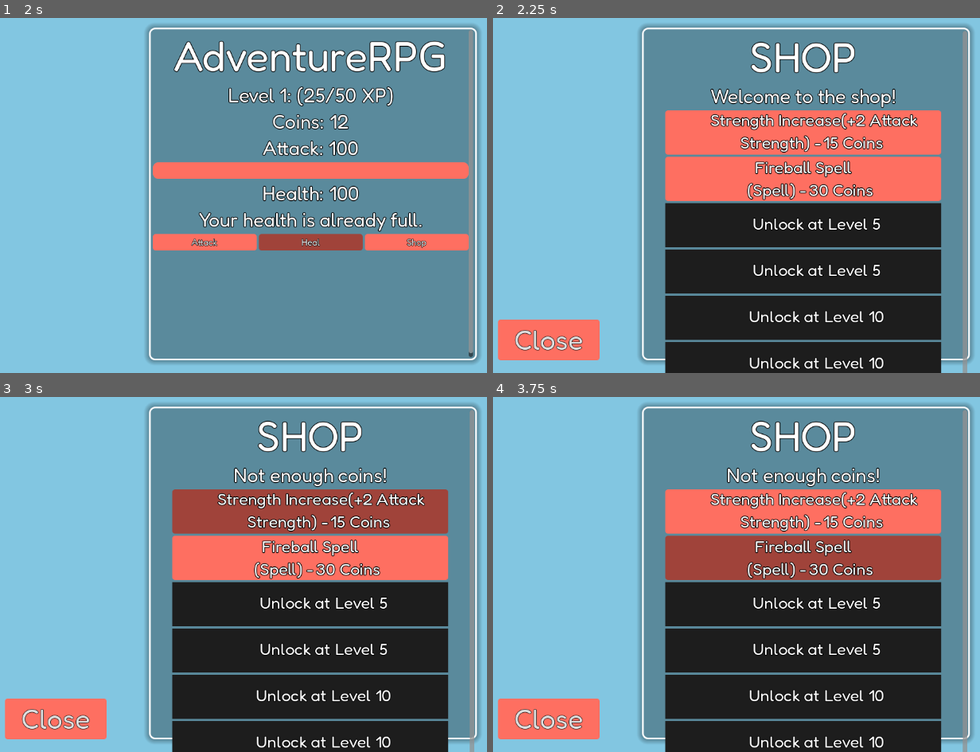
Above: before the commit, frames 1-4 (two rows, left to right).
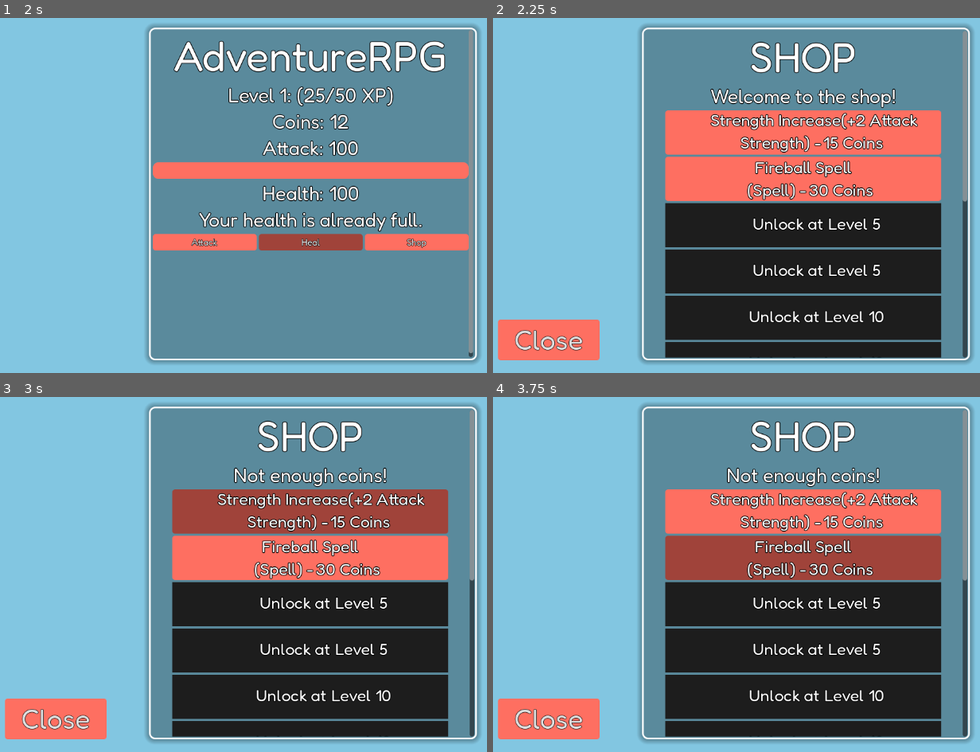
Above: after the commit, the same moments.

Repository: Overlord1304/AdventureRPG
Game: Godot game, scene res://scenes/main.tscn
Two runs of this game, one before a commit and one after it. Both use one fixed random seed, a clock stepped at 60 frames per second and the inputs below.
Inputs:
- Up to frame 1 (2 s): click "Attack" at 0.5 s; click "Heal" at 1.25 s
- Up to frame 2 (2.25 s): click "Shop" at 2 s
- Up to frame 3 (3 s): click "15 Coins" at 2.75 s
- Up to frame 4 (3.75 s): click "30 Coins" at 3.5 s

Frame 1 is identical in both runs. In frame 2, 3.0% of the frame differs, in the area x 35-98%, y 51-100%; in frame 3, 3.0%; in frame 4, 3.0%.

Commit message:
alr done for the day

Diff:
--- a/scenes/main.tscn
+++ b/scenes/main.tscn
@@ -255,10 +255,14 @@
 
 [node name="title" type="Label" parent="s/ui/spellselect"]
 custom_minimum_size = Vector2(500, 0)
-layout_mode = 0
-offset_left = 24.0
-offset_right = 524.0
+layout_mode = 1
+anchors_preset = 5
+anchor_left = 0.5
+anchor_right = 0.5
+offset_left = -250.0
+offset_right = 250.0
 offset_bottom = 44.0
+grow_horizontal = 2
 size_flags_horizontal = 4
 theme_override_constants/outline_size = 5
 theme_override_fonts/font = ExtResource("2_sugp2")
--- a/scenes/shop.tscn
+++ b/scenes/shop.tscn
@@ -110,7 +110,7 @@
 offset_left = 289.0
 offset_top = 28.0
 offset_right = 875.0
-offset_bottom = 1090.0
+offset_bottom = 620.0
 
 [node name="ui" type="VBoxContainer" parent="s"]
 layout_mode = 2
@@ -876,15 +876,15 @@
 
 [node name="upg11cost" type="Label" parent="s/ui/upg11"]
 layout_mode = 0
-offset_left = 379.0
+offset_left = 361.0
 offset_top = 37.0
-offset_right = 1046.0
+offset_right = 1028.0
 offset_bottom = 81.0
 size_flags_horizontal = 4
 theme_override_constants/outline_size = 5
 theme_override_fonts/font = ExtResource("2_1l46r")
 theme_override_font_sizes/font_size = 30
-text = "3K coins"
+text = "3.0K coins"
 vertical_alignment = 1
 autowrap_mode = 2
 
@@ -936,6 +936,85 @@
 theme_override_fonts/font = ExtResource("2_1l46r")
 theme_override_font_sizes/font_size = 30
 text = "Unlock at Level 20"
+horizontal_alignment = 1
+vertical_alignment = 1
+autowrap_mode = 2
+
+[node name="upg12" type="Button" parent="s/ui"]
+layout_mode = 2
+size_flags_horizontal = 3
+theme_override_constants/outline_size = 3
+theme_override_fonts/font = ExtResource("2_1l46r")
+theme_override_font_sizes/font_size = 32
+theme_override_styles/normal = SubResource("StyleBoxFlat_xfvoa")
+theme_override_styles/pressed = SubResource("StyleBoxFlat_1l46r")
+theme_override_styles/hover = SubResource("StyleBoxFlat_032fp")
+theme_override_styles/focus = SubResource("StyleBoxEmpty_2fc2m")
+text = "
+
+"
+
+[node name="upg12cost" type="Label" parent="s/ui/upg12"]
+layout_mode = 0
+offset_left = 276.0
+offset_top = 37.0
+offset_right = 943.0
+offset_bottom = 81.0
+size_flags_horizontal = 4
+theme_override_constants/outline_size = 5
+theme_override_fonts/font = ExtResource("2_1l46r")
+theme_override_font_sizes/font_size = 30
+text = "10.0k coins"
+vertical_alignment = 1
+autowrap_mode = 2
+
+[node name="Label" type="Label" parent="s/ui/upg12"]
+custom_minimum_size = Vector2(500, 0)
+layout_mode = 0
+offset_left = 16.0
+offset_top = -3.0
+offset_right = 516.0
+offset_bottom = 117.0
+size_flags_horizontal = 4
+theme_override_constants/outline_size = 5
+theme_override_fonts/font = ExtResource("2_1l46r")
+theme_override_font_sizes/font_size = 30
+text = "Strength Increase(+500 Attack
+Strength) -
+              "
+horizontal_alignment = 1
+vertical_alignment = 1
+autowrap_mode = 2
+
+[node name="Lvl25Overlay" type="Control" parent="s/ui/upg12"]
+layout_mode = 1
+anchors_preset = 15
+anchor_right = 1.0
+anchor_bottom = 1.0
+grow_horizontal = 2
+grow_vertical = 2
+
+[node name="ColorRect" type="ColorRect" parent="s/ui/upg12/Lvl25Overlay"]
+layout_mode = 1
+anchors_preset = 15
+anchor_right = 1.0
+anchor_bottom = 1.0
+grow_horizontal = 2
+grow_vertical = 2
+color = Color(0.11366529, 0.11366529, 0.113665275, 1)
+
+[node name="Label" type="Label" parent="s/ui/upg12/Lvl25Overlay"]
+custom_minimum_size = Vector2(500, 0)
+layout_mode = 0
+offset_left = 24.0
+offset_top = -8.0
+offset_right = 524.0
+offset_bottom = 83.0
+size_flags_horizontal = 4
+theme_override_constants/outline_size = 5
+theme_override_fonts/font = ExtResource("2_1l46r")
+theme_override_font_sizes/font_size = 30
+text = "Unlock at Level 25"
 horizontal_alignment = 1
 vertical_alignment = 1
 autowrap_mode = 2
@@ -952,3 +1031,4 @@
 [connection signal="pressed" from="s/ui/upg9" to="." method="_on_upg_9_pressed"]
 [connection signal="pressed" from="s/ui/upg10" to="." method="_on_upg_10_pressed"]
 [connection signal="pressed" from="s/ui/upg11" to="." method="_on_upg_11_pressed"]
+[connection signal="pressed" from="s/ui/upg12" to="." method="_on_upg_12_pressed"]
--- a/scripts/global.gd
+++ b/scripts/global.gd
@@ -35,6 +35,7 @@
 var upg9cost = 800
 var upg10cost = 2000
 var upg11cost = 3000
+var upg12cost = 10000
 func save_game():
 	var data = {
 			"health": health,
@@ -65,6 +66,7 @@
 			"lootupg1_bought": lootupg1_bought,
 			"coin_bonus_mul": coin_bonus_mul,
 			"xp_bonus_mul": xp_bonus_mul,
+			"upg12cost" : upg12cost,
 		}
 	var file = FileAccess.open(saves,FileAccess.WRITE)
 	file.store_var(data)
@@ -103,6 +105,7 @@
 			lootupg1_bought = data.get("lootupg1_bought",false)
 			coin_bonus_mul = data.get("coin_bonus_mul",1)
 			xp_bonus_mul = data.get("xp_bonus_mul",1)
+			upg12cost = data.get("upg12cost",10000)
 	else:
 		save_game()
 
@@ -135,7 +138,25 @@
 	upg9cost = 800
 	upg10cost = 2000
 	upg11cost = 3000
+	upg12cost = 10000
 	coin_bonus_mul = 1
 	xp_bonus_mul = 1
 	phase = game_phase.FIGHTING
 	DirAccess.remove_absolute(saves)
+func format_number(n):
+	if n < 1000:
+		return str(int(round(n)))
+
+	var suffixes = ["", "K", "M", "B", "T", "Q"]
+	var tier = int(floor(log(n) / log(1000)))
+	tier = min(tier, suffixes.size() - 1)
+
+	var scaled = n / pow(1000, tier)
+
+	var text := ""
+	if scaled < 10:
+		text = str(round(scaled * 10) / 10.0)
+	else:
+		text = str(int(round(scaled)))
+
+	return text + suffixes[tier]
--- a/scripts/main.gd
+++ b/scripts/main.gd
@@ -95,8 +95,25 @@
 		"attack_mul": 3.0,
 		"coin_mul": 4.0,
 		"xp_mul": 4.1
+	},
+	{
+		"name": "Ogre",
+		"min_level": 25,
+		"max_level": 29,
+		"health_mul": 2.6,
+		"attack_mul": 3.2,
+		"coin_mul": 4.2,
+		"xp_mul": 4.3
+	},
+	{
+		"name": "Golem",
+		"min_level": 25,
+		"max_level": 29,
+		"health_mul": 2.7,
+		"attack_mul": 3.1,
+		"coin_mul": 4.3,
+		"xp_mul": 4.2
 	}
-
 ]
 
 var bosses = [
@@ -126,6 +143,15 @@
 		"attack_mul": 3.5,
 		"coin_mul": 7.0,
 		"xp_mul": 7.5
+	},
+	{
+		"name": "SKELLY V2",
+		"min_level": 25,
+		"max_level": 29,
+		"health_mul": 6.0,
+		"attack_mul": 4.0,
+		"coin_mul": 8.0,
+		"xp_mul": 8.5
 	}
 ]
 func _ready():
@@ -200,7 +226,7 @@
 func player_attack():
 	var dmg = Global.base_attack + Global.attack_bonus
 	Global.current_enemy["health"] -= dmg
-	message_label.text = "You dealt %d damage." % dmg
+	message_label.text = "You dealt %s damage." % Global.format_number(dmg)
 	if Global.current_enemy["health"] <= 0:
 		win_battle()
 	else:
@@ -208,7 +234,7 @@
 func enemy_attack():
 	var dmg = Global.current_enemy["attack"]
 	Global.health -= dmg
-	message_label.text = "It hits you for %d, it has %d health left" % [dmg,Global.current_enemy["health"]]
+	message_label.text = "It hits you for %s, it has %s health left" % [Global.format_number(dmg),Global.format_number(Global.current_enemy["health"])]
 	if Global.health <= 0:
 		game_over()
 func win_battle():
@@ -222,7 +248,7 @@
 	Global.currency += coins_gain
 	Global.xp += xp_gain
 
-	message_label.text =  "Enemy defeated! +%d coins, +%d XP" % [coins_gain, xp_gain]
+	message_label.text =  "Enemy defeated! +%s coins, +%s XP" % [Global.format_number(coins_gain), Global.format_number(xp_gain)]
 	check_level_up()
 	Global.save_game()
 func check_level_up():
@@ -238,10 +264,10 @@
 		message_label.text += " Level Up!"
 		Global.save_game()
 func update_ui():
-	$s/ui/stats/level.text = "Level %d: (%d/%d XP)" % [Global.level,Global.xp,Global.xp_needed]
-	$s/ui/stats/currency.text = "Coins: %d" % Global.currency
-	$s/ui/stats/astrength.text = "Attack: %d" % (Global.base_attack+Global.attack_bonus)
-	$s/ui/health.text = "Health: %d" % Global.health
+	$s/ui/stats/level.text = "Level %s: (%s/%s XP)" % [Global.format_number(Global.level),Global.format_number(Global.xp),Global.format_number(Global.xp_needed)]
+	$s/ui/stats/currency.text = "Coins: %s" % Global.format_number(Global.currency)
+	$s/ui/stats/astrength.text = "Attack: %s" % Global.format_number((Global.base_attack+Global.attack_bonus))
+	$s/ui/health.text = "Health: %s" % Global.format_number(Global.health)
 	health_bar.max_value = Global.max_health
 	animate_hb(Global.health)
 	$s/ui/HBoxContainer/castspell.visible = has_spell()
@@ -328,7 +354,7 @@
 		"wraithfire_spell":
 			dmg = 800
 	Global.current_enemy["health"] -= dmg
-	message_label.text = "You cast %s for %d damage" %[Global.spell_selected,dmg]
+	message_label.text = "You cast %s for %s damage" %[Global.spell_selected,Global.format_number(dmg)]
 	Global.sutf = true
 	for b in spell_group.get_buttons():
 		b.button_pressed = false
--- a/scripts/shop.gd
+++ b/scripts/shop.gd
@@ -13,17 +13,18 @@
 		$s/ui/upg8.disabled = true
 	if Global.wfire_bought:
 		$s/ui/upg10.disabled = true
-	$s/ui/upg1/upg1cost.text = "%d Coins" % Global.upg1cost
-	$s/ui/upg2/upg2cost.text = "%d Coins" % Global.upg2cost
-	$s/ui/upg3/upg3cost.text = "%d Coins" % Global.upg3cost
-	$s/ui/upg4/upg4cost.text = "%d Coins" % Global.upg4cost
-	$s/ui/upg5/upg5cost.text = "%d Coins" % Global.upg5cost
-	$s/ui/upg6/upg6cost.text = "%d Coins" % Global.upg6cost
-	$s/ui/upg7/upg7cost.text = "%d Coins" % Global.upg7cost
-	$s/ui/upg8/upg8cost.text = "%d Coins" % Global.upg8cost
-	$s/ui/upg9/upg9cost.text = "%d Coins" % Global.upg9cost
-	$s/ui/upg10/upg10cost.text = "%d Coins" % Global.upg10cost
-	$s/ui/upg11/upg11cost.text = "%d Coins" % Global.upg11cost
+	$s/ui/upg1/upg1cost.text = "%s Coins" % Global.format_number(Global.upg1cost)
+	$s/ui/upg2/upg2cost.text = "%s Coins" % Global.format_number(Global.upg2cost)
+	$s/ui/upg3/upg3cost.text = "%s Coins" % Global.format_number(Global.upg3cost)
+	$s/ui/upg4/upg4cost.text = "%s Coins" % Global.format_number(Global.upg4cost)
+	$s/ui/upg5/upg5cost.text = "%s Coins" % Global.format_number(Global.upg5cost)
+	$s/ui/upg6/upg6cost.text = "%s Coins" % Global.format_number(Global.upg6cost)
+	$s/ui/upg7/upg7cost.text = "%s Coins" % Global.format_number(Global.upg7cost)
+	$s/ui/upg8/upg8cost.text = "%s Coins" % Global.format_number(Global.upg8cost)
+	$s/ui/upg9/upg9cost.text = "%s Coins" % Global.format_number(Global.upg9cost)
+	$s/ui/upg10/upg10cost.text = "%s Coins" % Global.format_number(Global.upg10cost)
+	$s/ui/upg11/upg11cost.text = "%s Coins" % Global.format_number(Global.upg11cost)
+	$s/ui/upg12/upg12cost.text = "%s Coins" % Global.format_number(Global.upg12cost)
 	if Global.level >= 5:
 		$s/ui/upg3/Lvl5Overlay.hide()
 		$s/ui/upg4/Lvl5Overlay.hide()
@@ -37,6 +38,8 @@
 		$s/ui/upg9/Lvl20Overlay.hide()
 		$s/ui/upg10/Lvl20Overlay.hide()
 		$s/ui/upg11/Lvl20Overlay.hide()
+	if Global.level >= 25:
+		$s/ui/upg12/Lvl25Overlay.hide()
 func _on_upg_1_pressed() -> void:
 	if Global.currency < Global.upg1cost:
 		message_label.text = "Not enough coins!"
@@ -184,3 +187,15 @@
 	message_label.text = "Coins and xp gain increased by 20%"
 
 	$s/ui/upg11.disabled = true
+
+
+func _on_upg_12_pressed() -> void:
+	if Global.currency < Global.upg12cost:
+		message_label.text = "Not enough coins!"
+		return
+	Global.currency -= Global.upg12cost
+	Global.upg12cost = int(ceil(Global.upg12cost * 1.15))
+	Global.attack_bonus += 500
+	Global.save_game()
+	$s/ui/upg12/upg12cost.text = "%d Coins" % Global.upg12cost
+	message_label.text = "You gained 500 attack strength"
